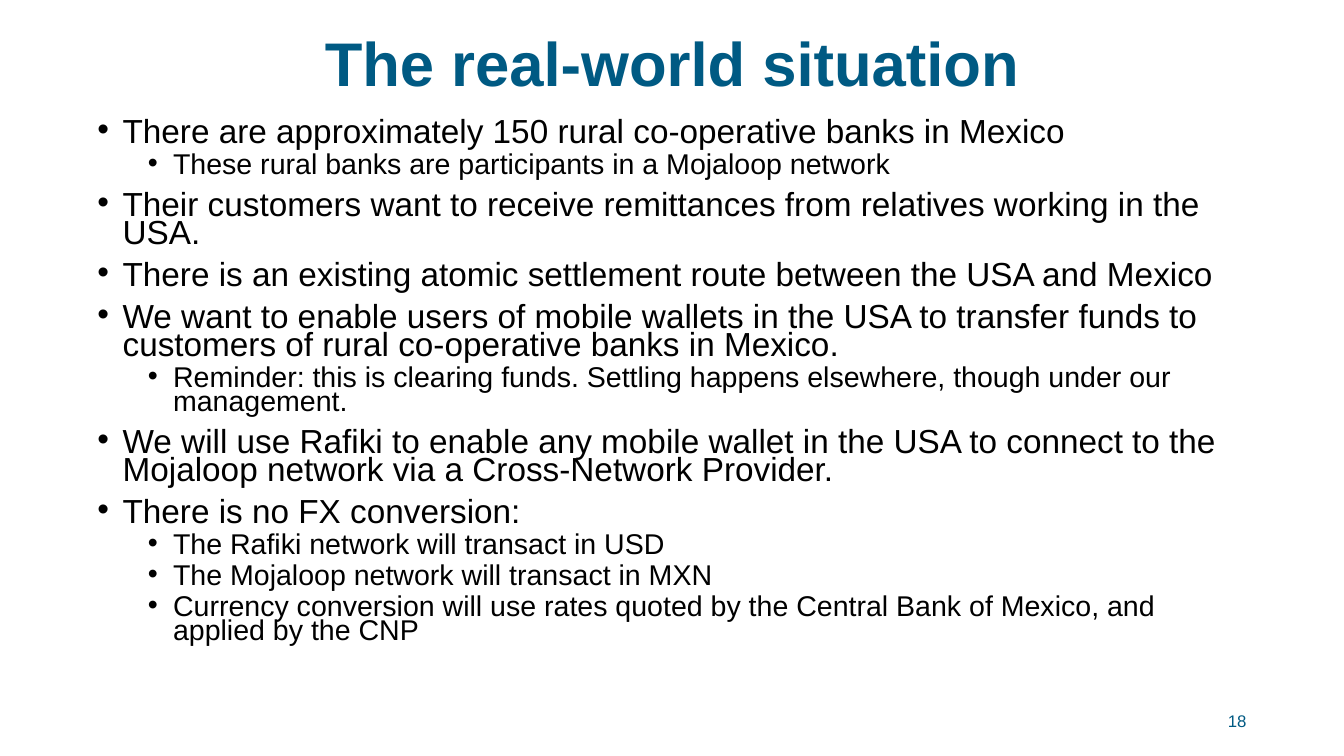
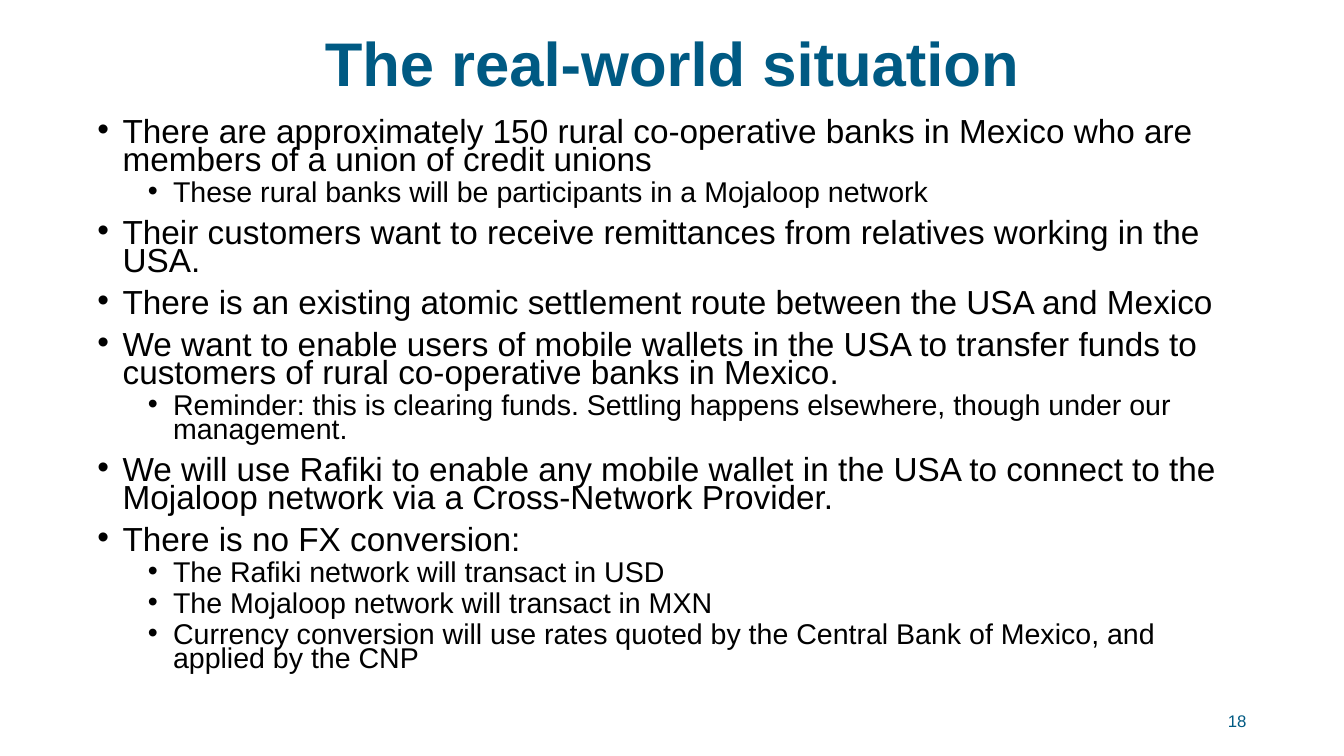
Before and after one commit to mojaloop/documentation-artifacts, a slide deck: slide 18 of presentations/pi_21_march_2023/presentations/PI21 ILF Presentation.pptx. Drawn at 1344x756 pixels with LibreOffice and Linux fonts; fonts in the diff are those of the drawing; background and template pictures are left out. Boxes give left, top, right and bottom in pixels: in the first picture for what was removed or moved away, otherwise in the second. Text is boxed around its words. In the diff, an @@ line names an element or a change of style, - is before the commit and + after.

```diff
--- a/presentations/pi_21_march_2023/presentations/PI21 ILF Presentation.pptx
+++ b/presentations/pi_21_march_2023/presentations/PI21 ILF Presentation.pptx
@@ text at bbox=[123, 119, 1192, 208]: text changed @@
-• There are approximately 150 rural co-operative banks in Mexico
-  • These rural banks are participants in a Mojaloop network
+• There are approximately 150 rural co-operative banks in Mexico who are members of a union of credit unions
+  • These rural banks will be participants in a Mojaloop network
```
Also in this commit, not shown: 1 other file.
